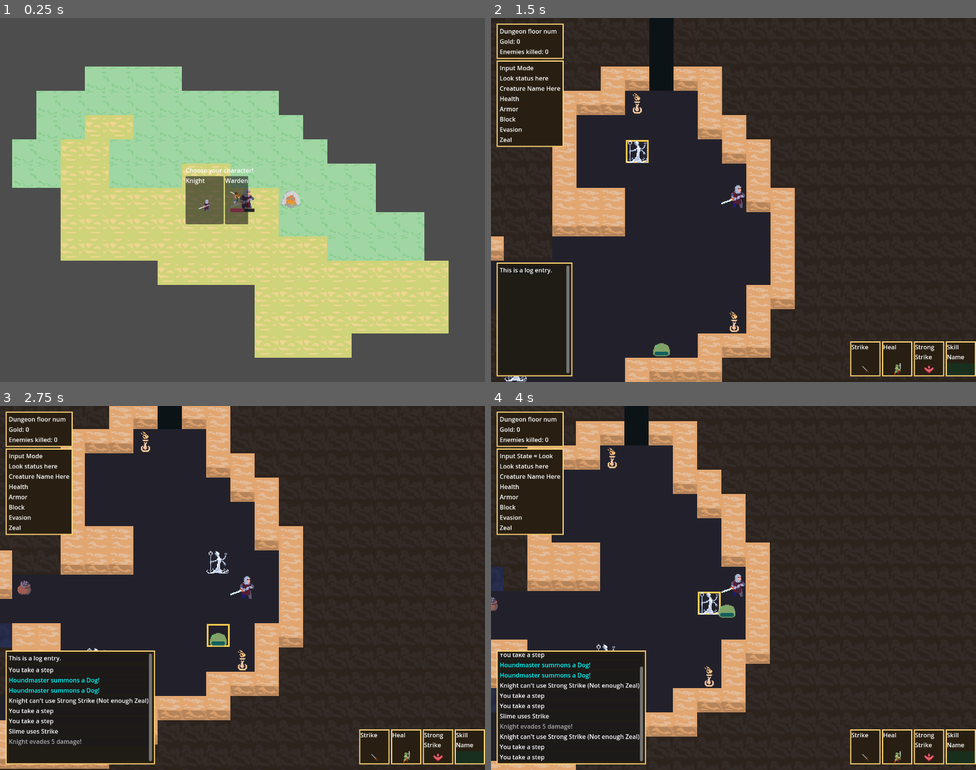
Above: before the commit, frames 1-4 (two rows, left to right).
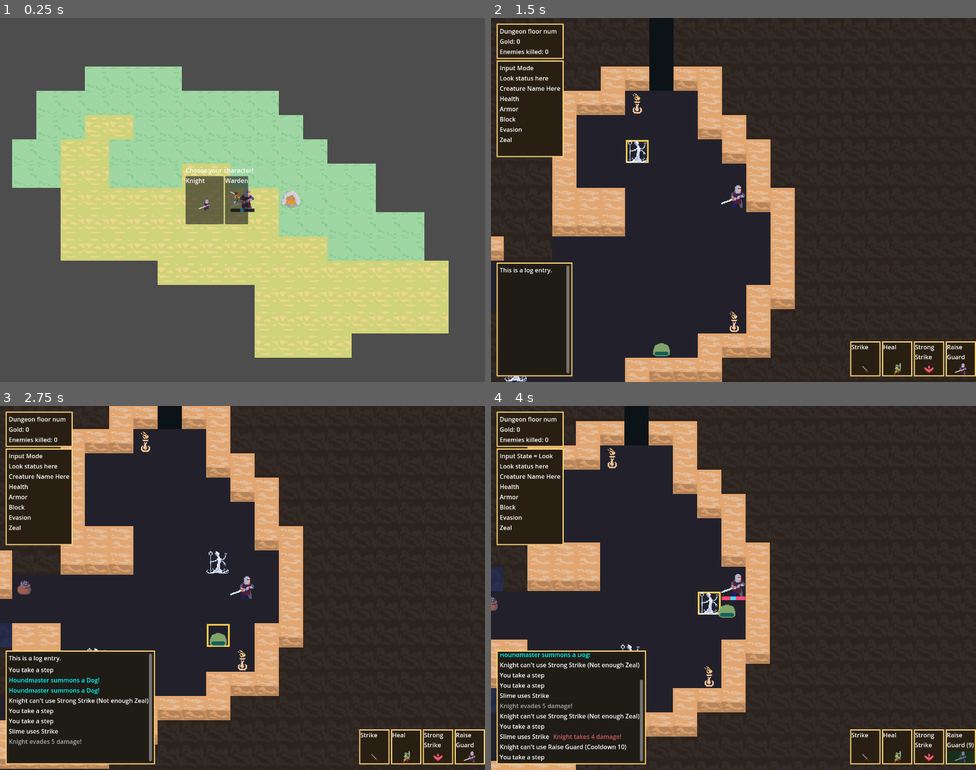
Above: after the commit, the same moments.

Repository: OttoElomaa/godot-4-roguelike-knights
Game: Godot game, scene res://Scenes/game_main.tscn
Two runs of this game, one before a commit and one after it. Both use one fixed random seed, a clock stepped at 60 frames per second and the inputs below.
Inputs (mouse positions are in pixels of both pictures, inside the frame that each line leads up to):
- Up to frame 1 (0.25 s): no input
- Up to frame 2 (1.5 s): click (694, 200) at 0.52 s; tap Enter at 1.25 s; move the mouse to (733, 200) at 1.27 s; hold Right (ui_right) from 1.28 s (still down); tap 1 (1) at 1.35 s
- Up to frame 3 (2.75 s): tap 2 (2) at 1.55, 2.1 s; move the mouse to (194, 708) at 2.02 s; release Right (ui_right) at 2.03 s; hold Down (ui_down) from 2.03 s (still down); tap 3 (3) at 2.3 s
- Up to frame 4 (4 s): move the mouse to (588, 657) at 2.77 s; release Down (ui_down) at 2.78 s; hold Right (ui_right) 2.78-3.53 s; tap 3 (3) at 2.85 s; tap 4 (4) at 3.05, 3.6 s; move the mouse to (709, 562) at 3.52 s; hold Up (ui_up) from 3.53 s (still down); tap L (L) at 3.8 s

The runs differ from the first frame. In frame 1, less than 0.1% of the frame differs, in the area x 47-51%, y 52-54%; in frame 2, 0.3%; in frame 3, 0.3%; in frame 4, 2.3%, in the area x 1-100%, y 35-98%.

Commit message:
Added the Guard resource and Guard bar. Todo: Add damage reduction functionality to taking damage

Diff:
--- /dev/null
+++ b/Resources/EmptyStyleBox.tres
@@ -0,0 +1,3 @@
+[gd_resource type="StyleBoxEmpty" format=3 uid="uid://csxe58yu2qsba"]
+
+[resource]
--- /dev/null
+++ b/Resources/GuardBarBasicBlue.tres
@@ -0,0 +1,4 @@
+[gd_resource type="StyleBoxFlat" format=3 uid="uid://dpjooy8swasju"]
+
+[resource]
+bg_color = Color(0.286169, 0.812051, 1, 1)
--- a/Scenes/Creatures/PlayerKnight.tscn
+++ b/Scenes/Creatures/PlayerKnight.tscn
@@ -6,6 +6,7 @@
 [ext_resource type="PackedScene" uid="uid://d4g5rogm106cr" path="res://Scenes/Skills/Strike.tscn" id="3_lyyhh"]
 [ext_resource type="PackedScene" uid="uid://1nkco862q1po" path="res://Scenes/Skills/BasicHeal.tscn" id="4_m6a37"]
 [ext_resource type="PackedScene" uid="uid://cwkrdlxk2utha" path="res://Scenes/Skills/Strong Strike.tscn" id="5_1krb8"]
+[ext_resource type="PackedScene" uid="uid://dp214645uwxo0" path="res://Scenes/Skills/RaiseGuard.tscn" id="7_72qwi"]
 
 [node name="PlayerKnight" instance=ExtResource("1_kxuha")]
 script = ExtResource("2_sdfor")
@@ -19,3 +20,5 @@
 [node name="Heal" parent="Skills" index="1" instance=ExtResource("4_m6a37")]
 
 [node name="StrongStrike" parent="Skills" index="2" instance=ExtResource("5_1krb8")]
+
+[node name="Raise Guard" parent="Skills" index="3" instance=ExtResource("7_72qwi")]
--- a/Scenes/PlayerAndCreatures/health_component.tscn
+++ b/Scenes/PlayerAndCreatures/health_component.tscn
@@ -3,10 +3,9 @@
 [ext_resource type="Script" path="res://Scripts/PlayerAndCreatures/health_component.gd" id="1_jqaur"]
 [ext_resource type="StyleBox" uid="uid://ddemw1shpdae2" path="res://Resources/ResourceBarBackground01.tres" id="2_nheb4"]
 [ext_resource type="StyleBox" uid="uid://bp7hh5ftt14iw" path="res://Resources/HealthBarBasic.tres" id="3_l1dc2"]
+[ext_resource type="StyleBox" uid="uid://dpjooy8swasju" path="res://Resources/GuardBarBasicBlue.tres" id="4_am5mg"]
 
 [sub_resource type="StyleBoxEmpty" id="StyleBoxEmpty_2prju"]
-
-[sub_resource type="StyleBoxEmpty" id="StyleBoxEmpty_vgvuu"]
 
 [node name="HealthComponent" type="PanelContainer"]
 offset_left = -20.0
@@ -22,29 +21,23 @@
 horizontal_alignment = 1
 vertical_alignment = 1
 
-[node name="HealthBar" type="ProgressBar" parent="."]
+[node name="HealthBar" type="Panel" parent="."]
 custom_minimum_size = Vector2(32, 5)
 layout_mode = 2
 size_flags_horizontal = 4
 size_flags_vertical = 8
-theme_override_styles/background = ExtResource("2_nheb4")
-theme_override_styles/fill = ExtResource("3_l1dc2")
-value = 50.0
-allow_greater = true
-allow_lesser = true
-show_percentage = false
+theme_override_styles/panel = ExtResource("2_nheb4")
 
-[node name="HealthBarRed" type="ProgressBar" parent="."]
-custom_minimum_size = Vector2(0, 5)
+[node name="HealthBarRed" type="Panel" parent="."]
+custom_minimum_size = Vector2(5, 5)
 layout_mode = 2
 size_flags_horizontal = 4
 size_flags_vertical = 8
-theme_override_styles/fill = ExtResource("3_l1dc2")
-value = 100.0
-allow_greater = true
-allow_lesser = true
-show_percentage = false
+theme_override_styles/panel = ExtResource("3_l1dc2")
 
-[node name="Panel" type="PanelContainer" parent="."]
+[node name="GuardBarBlue" type="Panel" parent="."]
+custom_minimum_size = Vector2(5, 5)
 layout_mode = 2
-theme_override_styles/panel = SubResource("StyleBoxEmpty_vgvuu")
+size_flags_horizontal = 4
+size_flags_vertical = 8
+theme_override_styles/panel = ExtResource("4_am5mg")
--- a/Scenes/Skills/ComponentZealResource.tscn
+++ b/Scenes/Skills/ComponentZealResource.tscn
@@ -1,6 +1,6 @@
 [gd_scene load_steps=2 format=3 uid="uid://cij3n60fr0m55"]
 
-[ext_resource type="Script" path="res://Scripts/Skills/skillFocusResourceComponent.gd" id="1_vux1t"]
+[ext_resource type="Script" path="res://Scripts/Skills/skillZealResourceComponent.gd" id="1_vux1t"]
 
 [node name="ZealResourceComponent" type="Node"]
 script = ExtResource("1_vux1t")
--- /dev/null
+++ b/Scenes/Skills/RaiseGuard.tscn
@@ -0,0 +1,23 @@
+[gd_scene load_steps=5 format=3 uid="uid://dp214645uwxo0"]
+
+[ext_resource type="PackedScene" uid="uid://d21u4j6yuyimo" path="res://Scenes/Skills/BaseSkill.tscn" id="1_gvus1"]
+[ext_resource type="Texture2D" uid="uid://nce6ksq6qacd" path="res://Sprites/Heroes/heroes-knight.png" id="2_opxhe"]
+[ext_resource type="Script" path="res://Scripts/Skills/skillGuardResourceComponent.gd" id="2_u4j5d"]
+[ext_resource type="Script" path="res://Scripts/Skills/BasicHeal.gd" id="3_qftnc"]
+
+[node name="Raise Guard" instance=ExtResource("1_gvus1")]
+skillIcon = ExtResource("2_opxhe")
+skillName = "Raise Guard"
+
+[node name="Targeting" parent="." index="0"]
+targetingGroup = 0
+
+[node name="Cooldown" parent="." index="1"]
+cooldown = 10
+
+[node name="Node" type="Node" parent="Resources" index="0"]
+script = ExtResource("2_u4j5d")
+guardGain = 10
+
+[node name="Node" type="Node" parent="Scripts" index="0"]
+script = ExtResource("3_qftnc")
--- a/Scenes/UI/BasicLogMessage.tscn
+++ b/Scenes/UI/BasicLogMessage.tscn
@@ -1,8 +1,10 @@
-[gd_scene load_steps=2 format=3 uid="uid://irn8tsvxkxy0"]
+[gd_scene load_steps=3 format=3 uid="uid://irn8tsvxkxy0"]
 
+[ext_resource type="StyleBox" uid="uid://csxe58yu2qsba" path="res://Resources/EmptyStyleBox.tres" id="1_sv3t4"]
 [ext_resource type="Script" path="res://Scripts/MiscUI/basic_log_message.gd" id="1_xqjs1"]
 
 [node name="Message" type="PanelContainer"]
+theme_override_styles/panel = ExtResource("1_sv3t4")
 script = ExtResource("1_xqjs1")
 
 [node name="Text" type="Label" parent="."]
--- a/Scenes/UI/ui.tscn
+++ b/Scenes/UI/ui.tscn
@@ -96,6 +96,9 @@
 layout_mode = 2
 text = "Zeal"
 
+[node name="GuardLabel" type="Label" parent="LookMargin/VBox/LookPanel/Margin/LookHbox"]
+layout_mode = 2
+
 [node name="Margin" type="MarginContainer" parent="."]
 anchors_preset = 3
 anchor_left = 1.0
--- a/Scripts/MiscUI/lookPanel.gd
+++ b/Scripts/MiscUI/lookPanel.gd
@@ -26,7 +26,7 @@
 	labelsBox.get_node("EvasionLabel").text = "Evasion: %d" % creature.stats.evasion.current
 
 	labelsBox.get_node("ZealLabel").text = "Zeal: %d" % creature.stats.zeal.current
-
+	labelsBox.get_node("GuardLabel").text = "Guard: %d" % creature.stats.guard.current
 
 
 func showLookInfo(game:Node, lookTool:Node):
--- a/Scripts/PlayerAndCreatures/CreatureStatsComponent.gd
+++ b/Scripts/PlayerAndCreatures/CreatureStatsComponent.gd
@@ -18,6 +18,7 @@
 var evasion:Stat = null
 
 var zeal:StatResource = null
+var guard:StatResource = null
 
 ###########################################
 var creature: Node = null
@@ -59,6 +60,7 @@
 
 	health = StatResource.new(baseHealth, baseHealth)
 	zeal = StatResource.new(100, 0)
+	guard = StatResource.new(100, 0)
 
 
 
--- a/Scripts/PlayerAndCreatures/health_component.gd
+++ b/Scripts/PlayerAndCreatures/health_component.gd
@@ -20,28 +20,19 @@
 	var health = creature.stats.health
 	#maxHealth = health
 
-	$HealthBar.max_value = 100
+	#$HealthBar.max_value = 100
 	updateVisual(health)
 	ui = creature.world.getUi()
 
-	$HealthBarRed.max_value = 100
-	$HealthBarRed.value = 100
+	#$HealthBarRed.max_value = 100
+	#$HealthBarRed.value = 100
 
 
 func updateVisual(health):
 
-	#$HealthLabel.text = str(health)
-	#$HealthBar.value = health
-	$HealthBar.value = 0
+	var barWidth = 32
 
-
-	var barWidth = 32
-	var diff:float = float(health.current) / float(health.max)
-	var alteredWidth:int = ceil(barWidth * diff )
-	prints("diff: ", diff)
-	prints("health width: ", alteredWidth)
-	$HealthBarRed.custom_minimum_size.x = alteredWidth
-
+	#### HEALTH BAR STUFF
 	if health.current >= health.max:
 		$HealthBar.hide()
 		$HealthBarRed.hide()
@@ -49,6 +40,29 @@
 		$HealthBar.show()
 		$HealthBarRed.show()
 
+
+		var diff:float = float(health.current) / float(health.max)
+		var alteredWidth:int = ceil(barWidth * diff )
+		prints("diff: ", diff)
+		prints("health width: ", alteredWidth)
+		$HealthBarRed.custom_minimum_size.x = alteredWidth
+
+	#### GUARD BAR STUFF
+	var guard = creature.stats.guard
+	var guardMax := 50
+
+	if guard.current > 0:
+		$HealthBar.show()
+		$GuardBarBlue.show()
+
+		var diff:float = float(guard.current) / float(guardMax)
+		var alteredWidth:int = ceil(barWidth * diff )
+		$GuardBarBlue.custom_minimum_size.x = alteredWidth
+
+	else:
+		$GuardBarBlue.hide()
+
+
 	if health.current < (health.max / 2):
 		$HealthBarRed.add_theme_stylebox_override("fill", style2)
 	else:
--- a/Scripts/Skills/BasicHeal.gd
+++ b/Scripts/Skills/BasicHeal.gd
@@ -14,7 +14,13 @@
 #### RETURN TARGET=TRUE, RETURN NULL=FALSE
 func activate(targets:Array) -> Node:
 
+
+
 	var target = sortByLowestHealth(targets)
+
+	if healAmount == 0:
+		return target
+
 
 	#if target.getHealth() >= target.maxHealth:
 	if target.hasFullHealth():
--- /dev/null
+++ b/Scripts/Skills/skillGuardResourceComponent.gd
@@ -0,0 +1,24 @@
+extends Node
+
+
+
+var skill:Node = null
+var actor:Node = null
+
+@export var guardGain := 0
+@export var guardCost := 0
+@export var guardEnhance := 0
+
+
+
+func setup(skill):
+	self.skill = skill
+	self.actor = skill.actor
+
+
+
+func setSkillResources(skill):
+
+	skill.guardGain = guardGain
+	skill.guardCost = guardCost
+	skill.guardEnhance = guardEnhance
--- a/Scripts/skill.gd
+++ b/Scripts/skill.gd
@@ -18,6 +18,11 @@
 var zealGain := 0
 var zealCost := 0
 var zealEnhance := 0
+
+var guardGain := 0
+var guardCost := 0
+var guardEnhance := 0
+
 
 
 func setup(actor:Node):
@@ -93,6 +98,8 @@
 
 	#### RESOURCE MANAGEMENT
 	actor.stats.zeal.current += zealGain
+	actor.stats.guard.current += guardGain
+
 	actor.stats.zeal.current -= zealCost
 
 
Not shown: 1 places in Scenes/Creatures/PlayerKnight.tscn that only renumber resources
Renamed: Scripts/Skills/skillFocusResourceComponent.gd -> Scripts/Skills/skillZealResourceComponent.gd
